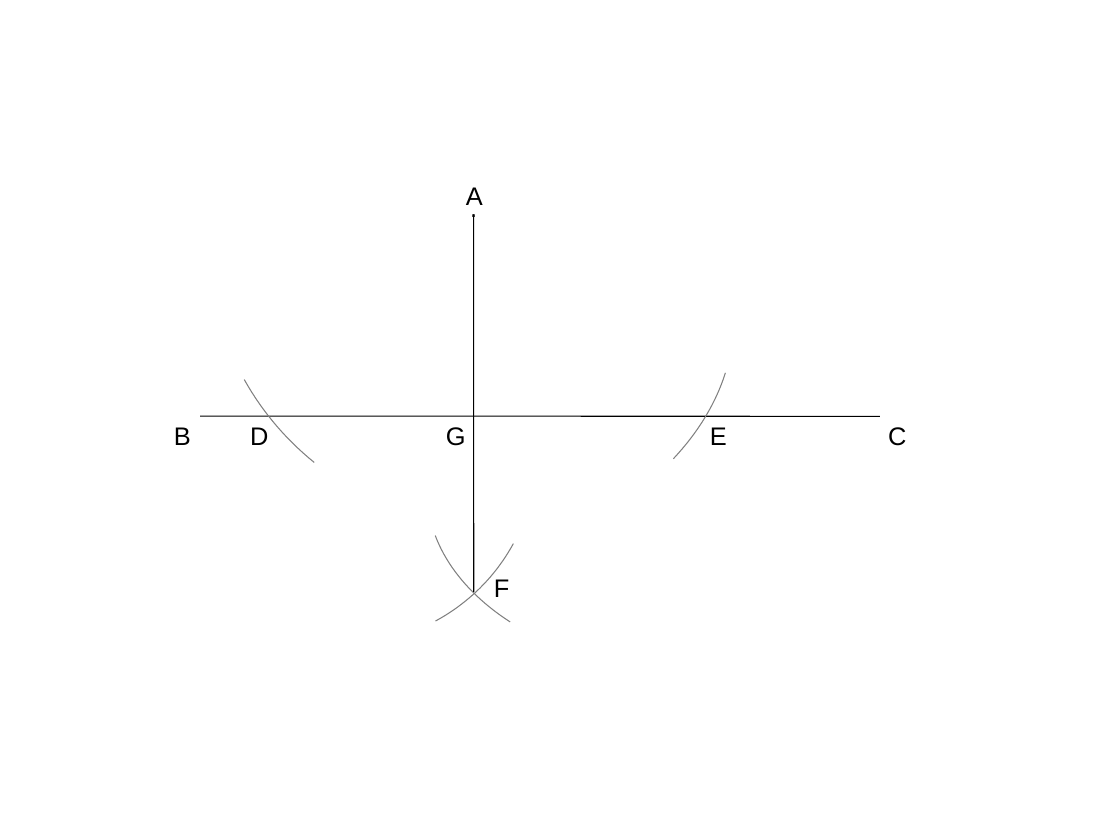
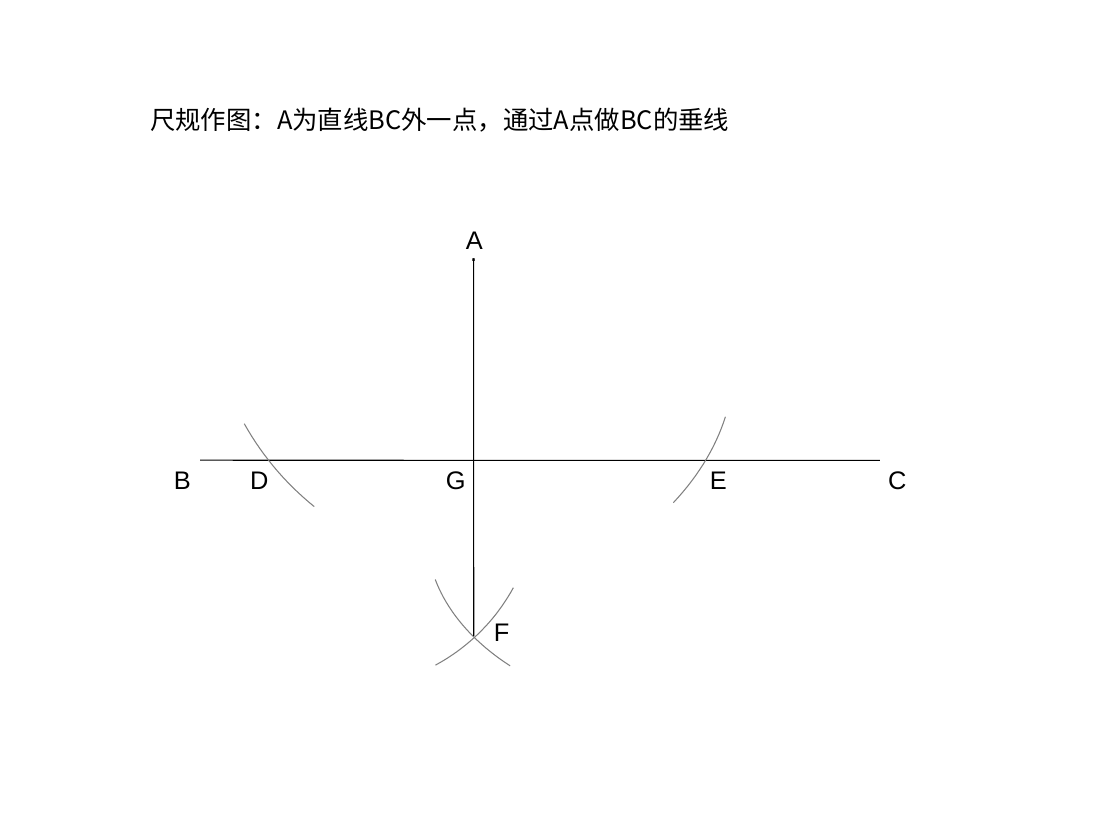
Before and after one commit to ericzhang/english-math, a slide deck: slide 16 of math/grade-7-下/7下数学北师大版-unit-2-相交线与平行线.ppt (slide 14 before the commit). Drawn at 1120x840 pixels with LibreOffice and Linux fonts; fonts in the diff are those of the drawing. Boxes give left, top, right and bottom in pixels: in the first picture for what was removed or moved away, otherwise in the second. Text is boxed around its words. In the diff, an @@ line names an element or a change of style, - is before the commit and + after.

```diff
--- a/math/grade-7-下/7下数学北师大版-unit-2-相交线与平行线.ppt
+++ b/math/grade-7-下/7下数学北师大版-unit-2-相交线与平行线.ppt
@@ text added at (x1=150, y1=107, x2=729, y2=132), 18 pt, text #000000 @@
+尺规作图：A为直线BC外一点，通过A点做BC的垂线
@@ 8 texts, 4 freeform shapes, 2 lines moved together from (x1=174, y1=187, x2=906, y2=622) to (x1=174, y1=231, x2=906, y2=666) @@
```
Also in this commit, not shown: 6 other slides changed, 7 slides added, 1 slide removed, 35 other files.
